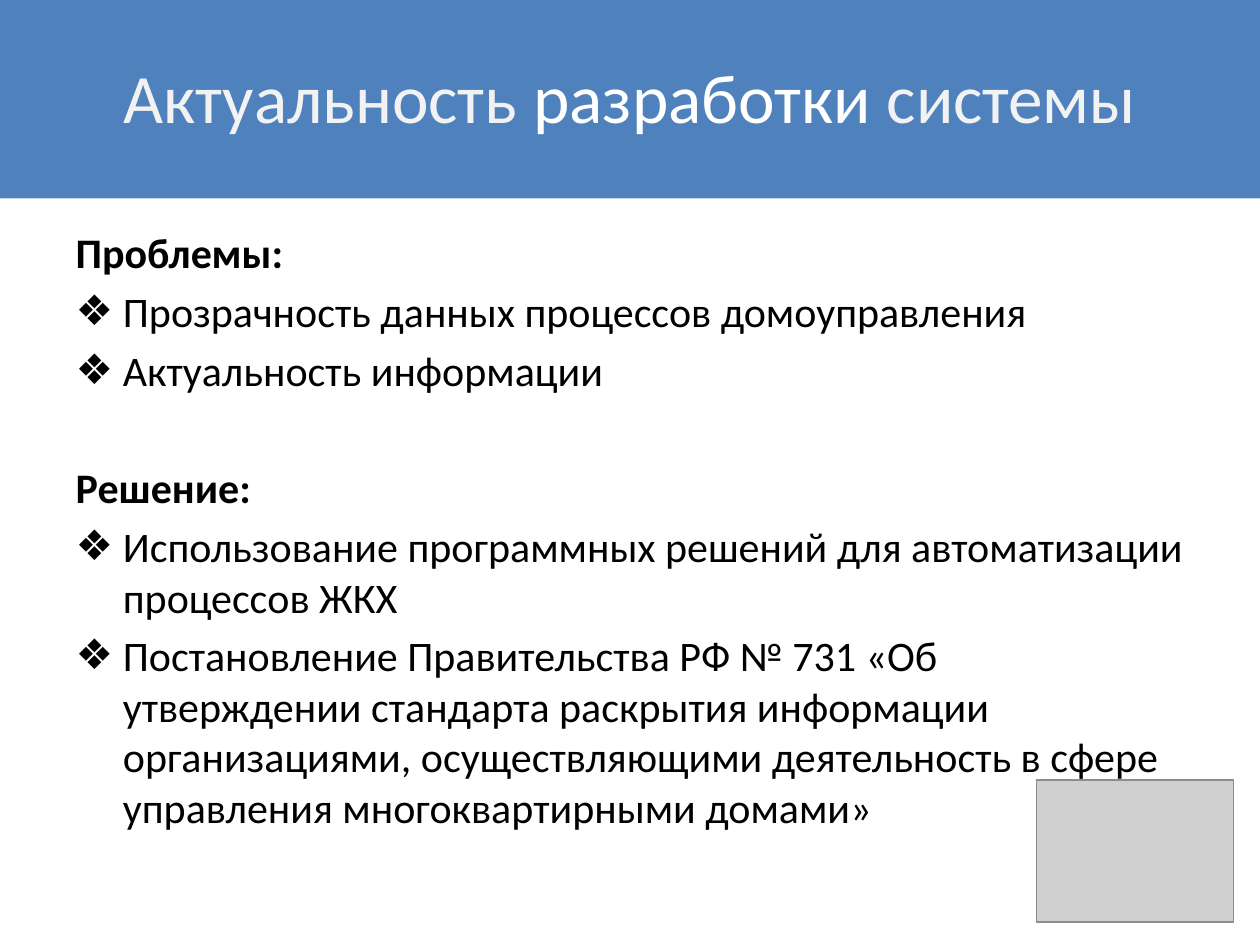
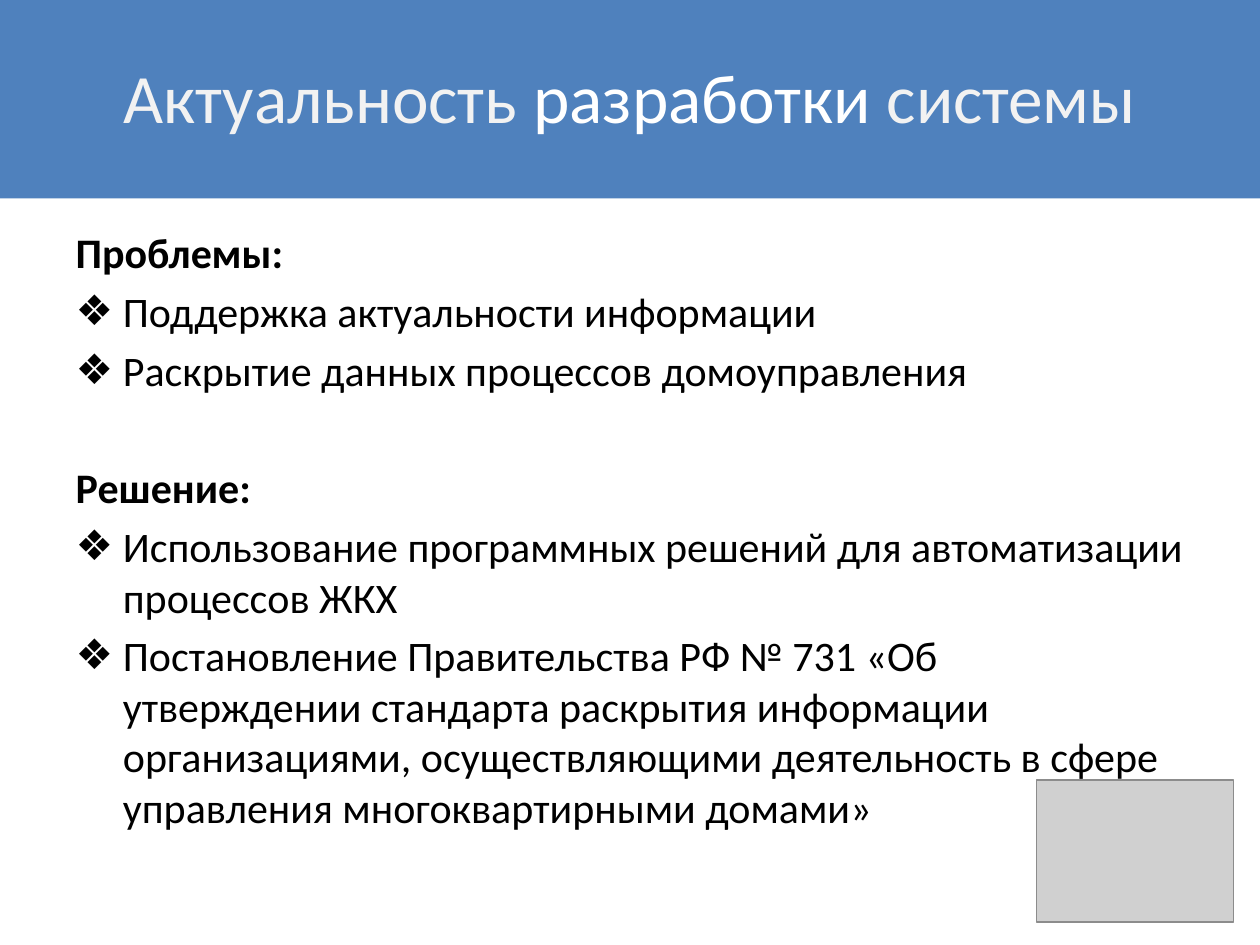
Before and after one commit to Alexeyyy/Diploma_doc, a slide deck: slide 2 of Презентация/Презентация_Желепов.pptx. Drawn at 1260x945 pixels with LibreOffice and Linux fonts; fonts in the diff are those of the drawing; grey boxes stand for pictures. Boxes give left, top, right and bottom in pixels: in the first picture for what was removed or moved away, otherwise in the second. Text is boxed around its words. In the diff, an @@ line names an element or a change of style, - is before the commit and + after.

```diff
--- a/Презентация/Презентация_Желепов.pptx
+++ b/Презентация/Презентация_Желепов.pptx
@@ text at (123,298,968,393): text changed @@
-❖ Прозрачность данных процессов домоуправления
-❖ Актуальность информации
+❖ Поддержка актуальности информации
+❖ Раскрытие данных процессов домоуправления
```
Also in this commit, not shown: 3 other slides changed, 1 other file.
